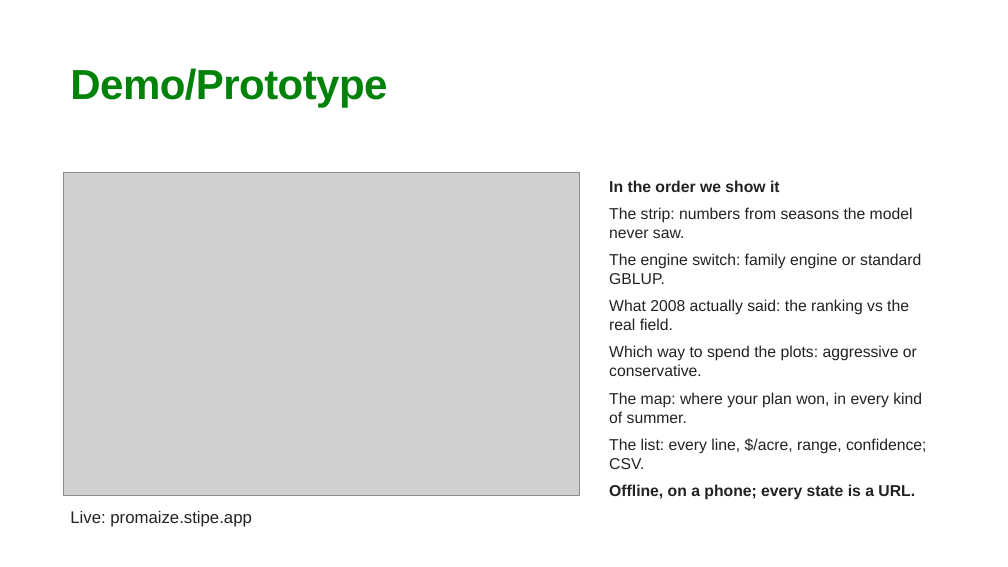
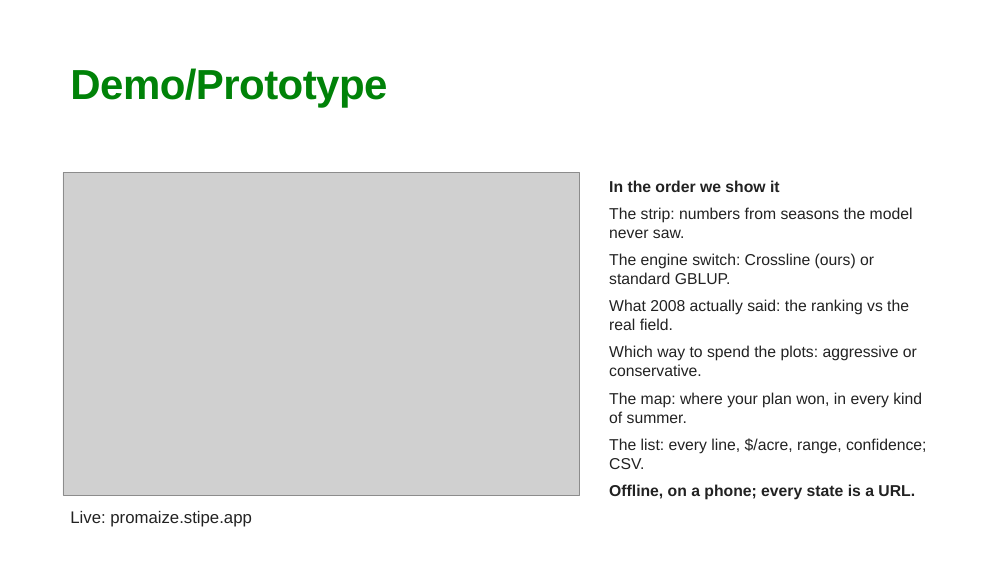
Before and after one commit to Ouroboros505/sydag-2026, a slide deck: slide 7 of docs/ProMaize_deck.pptx. Drawn at 1008x567 pixels with LibreOffice and Linux fonts; fonts in the diff are those of the drawing; grey boxes stand for pictures; background and template pictures are left out. Boxes give left, top, right and bottom in pixels: in the first picture for what was removed or moved away, otherwise in the second. Text is boxed around its words. In the diff, an @@ line names an element or a change of style, - is before the commit and + after.

Commit message:
Screenshots and deck with Crossline

```diff
--- a/docs/ProMaize_deck.pptx
+++ b/docs/ProMaize_deck.pptx
@@ text at (609,253,874,284): text changed @@
-The engine switch: family engine or standard GBLUP.
+The engine switch: Crossline (ours) or standard GBLUP.
```
